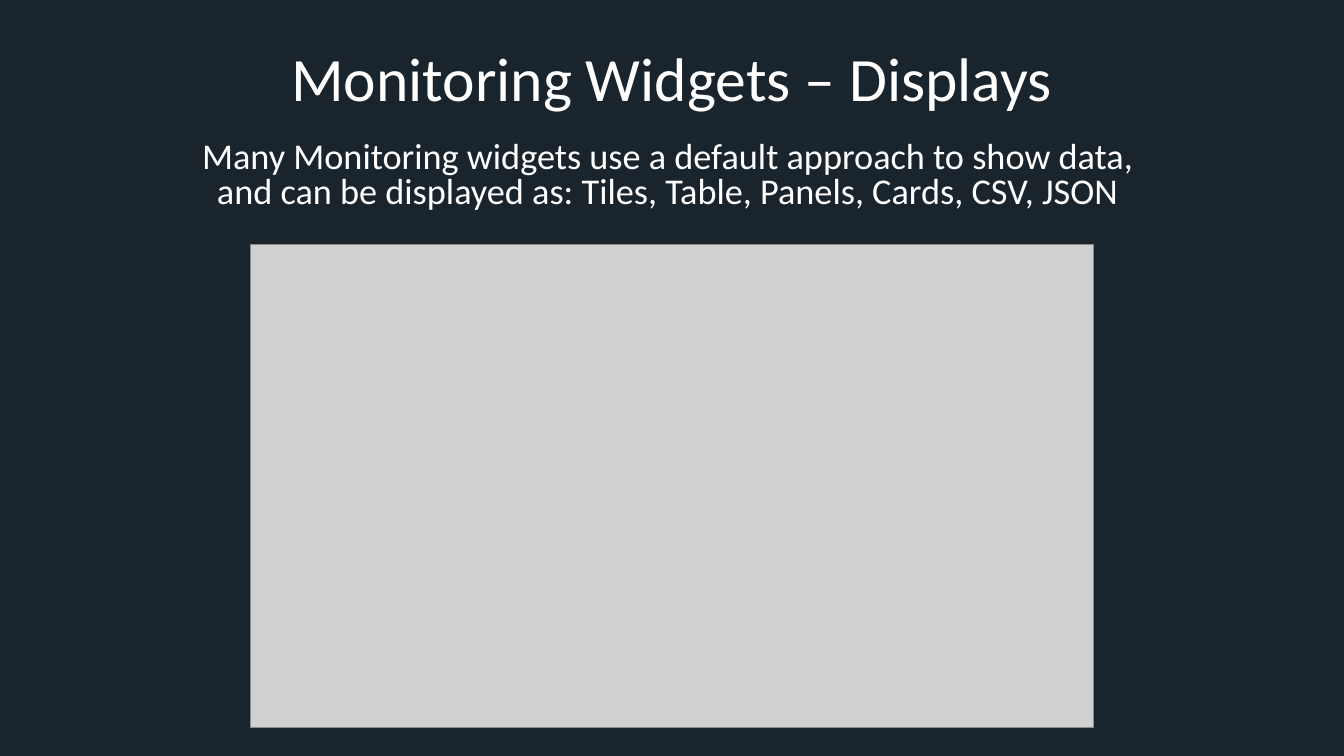
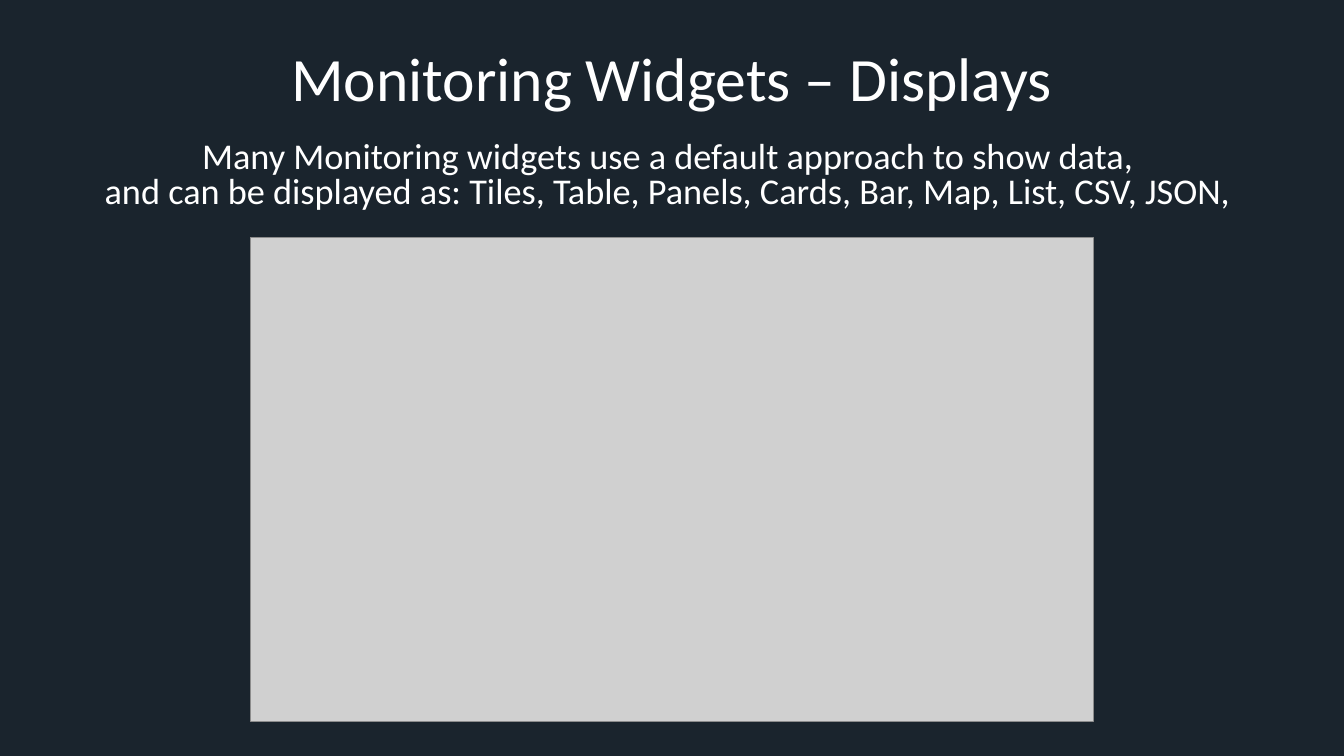
Before and after one commit to xresch/EngineeredMonitoringPlatform, a slide deck: slide 7 of EngineeredMonitoringPlatform/docs/EMP_PresentationSlides.pptx (slide 8 before the commit). Drawn at 1344x756 pixels with LibreOffice and Linux fonts; fonts in the diff are those of the drawing; grey boxes stand for pictures. Boxes give left, top, right and bottom in pixels: in the first picture for what was removed or moved away, otherwise in the second. Text is boxed around its words. In the diff, an @@ line names an element or a change of style, - is before the commit and + after.

Commit message:
updated presentation slides

```diff
--- a/EngineeredMonitoringPlatform/docs/EMP_PresentationSlides.pptx
+++ b/EngineeredMonitoringPlatform/docs/EMP_PresentationSlides.pptx
@@ text at bbox=[105, 143, 1230, 210]: text changed @@
-Many Monitoring widgets use a default approach to show data,
-and can be displayed as: Tiles, Table, Panels, Cards, CSV, JSON
+Many Monitoring widgets use a default approach to show data,
+and can be displayed as: Tiles, Table, Panels, Cards, Bar, Map, List, CSV, JSON,
@@ picture: place and size @@
-picture at bbox=[250, 244, 1093, 727]
+picture at bbox=[250, 238, 1093, 721]
```
Also in this commit, not shown: 3 other slides changed, 1 slide added.
